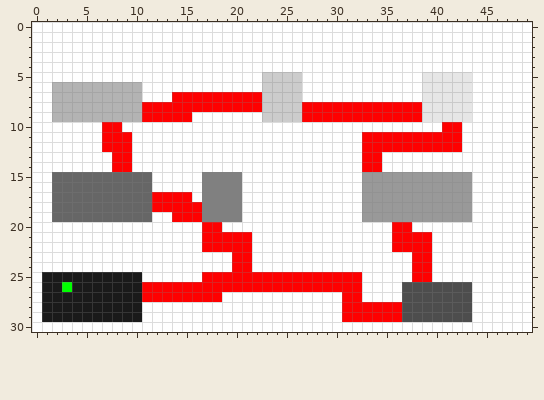
Pixel-art sprite, stored at niveau.png. Above, as it was before the edit.
The file is 50x31 pixels.
Now the later version:
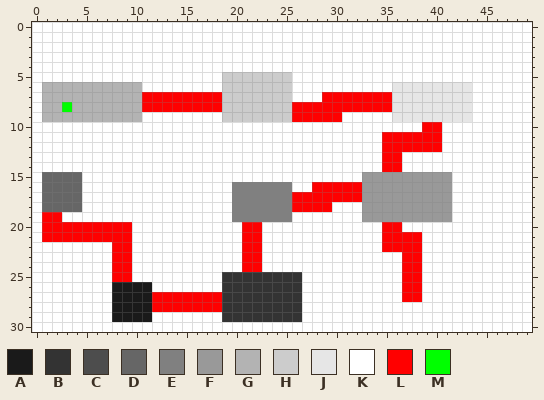
Palette (. is transparent): A #1a1a1a  B #333333  C #4d4d4d  D #666666  E #808080  F #999999  G #b3b3b3  H #cccccc  J #e6e6e6  K #ffffff  L #ff0000  M #00ff00
Changes in this commit:
Changed rows in their new state; - is an unchanged pixel.
first column x 1:
 5 ------------------HHHH---K------------KKKKK
 6 G-----------------HHHH---K---------JJJ-----
 7 G---------LLL-----HHHH---K--LLLLLLLJJJ-----
 8 G-M---------------HHHH---L---------JJJ-----
 9 G---------KKKKK---HHHH---L----KKKKKJJJ-----
10 ------KK------------------------------LLKK-
11 ------KKK-----------------------KK------KK-
12 ------KKK-----------------------KK------KK-
13 -------KK-----------------------KKLL-------
14 -------KK-----------------------KKLL-------
15 D---KKKKKKK-----KKKK---------------------KK
16 D---KKKKKKK-----KKK-EEEEE--LLLLL---------KK
17 D---KKKKKKKKKKK-KKK-EEEEELLLLLLL---------KK
18 D---KKKKKKKKKKKKKKK-EEEEELLLL------------KK
19 LLKKKKKKKKK--KKKKKK-EEEEE----------------KK
20 LLLLLLLLL-------KK--LL------------L-K------
21 LLLLLLLLL-------KKKK-L------------L---K----
22 -------LL-------KKKK-L------------L---K----
23 -------LL----------K-L--------------L-K----
24 -------LL----------K-L--------------L-K----
25 KKKKKKKLLK------KKBBBBBBBBKKKKKK----L-K----
26 KKKKKKK---AKKKKKKKBBBBBBBBKKKKKK----LLKKKKK
27 KKKKKKK---A-------BBBBBBBB----KK----LLKKKKK
28 KKKKKKK---ALLLLLLLBBBBBBBB----KKKKKKKKKKKKK
29 KKKKKKK---A-------BBBBBBBB----KKKKKKKKKKKKK
Where, in picture pixels (left, top, right, bottom), the same in both pictures:
changed: (42, 72, 472, 322)
